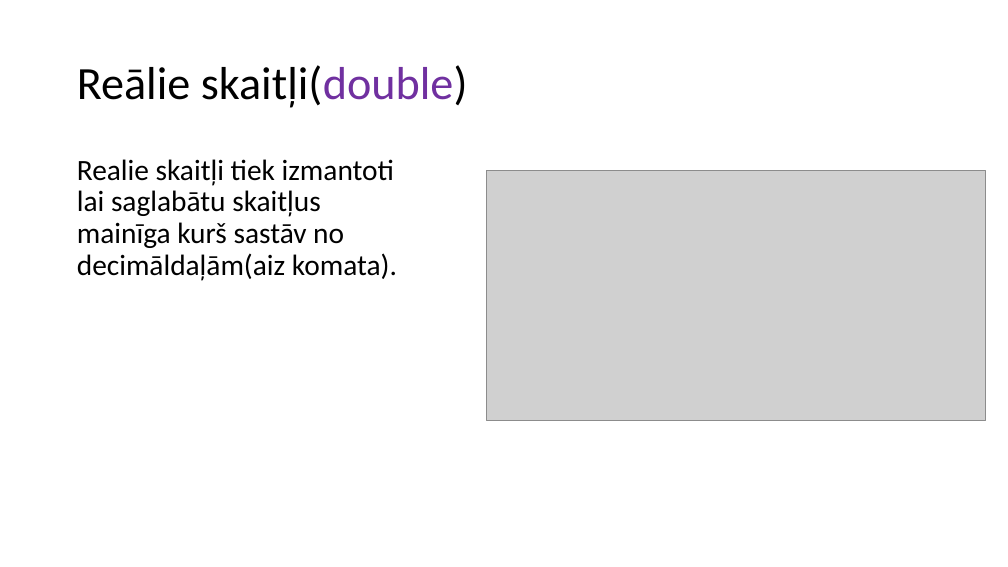
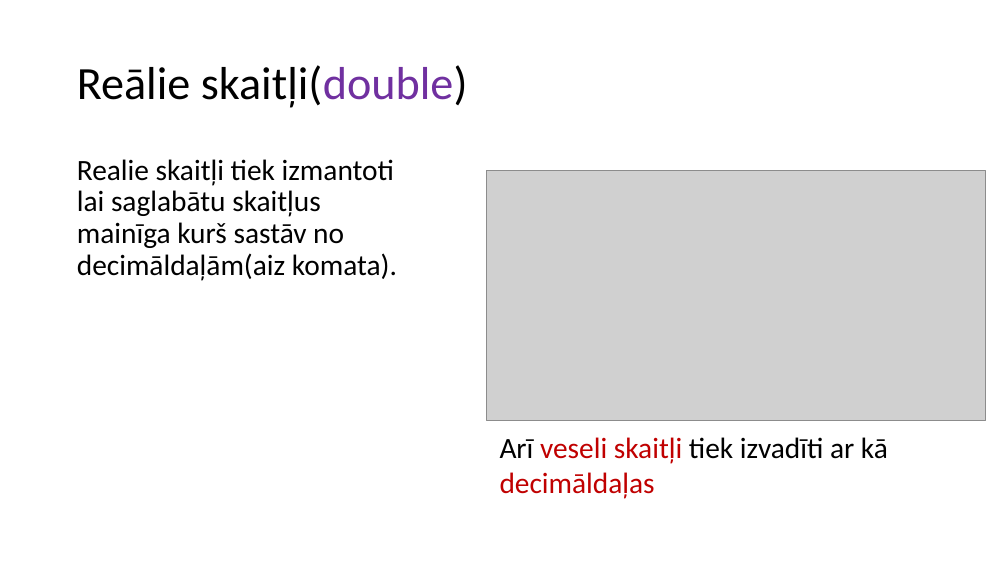
Before and after one commit to TBumerts/Eksamena_Darbs, a slide deck: slide 3 of Bumerts_InformativaisMaterials.pptx. Drawn at 1008x567 pixels with LibreOffice and Linux fonts; fonts in the diff are those of the drawing; grey boxes stand for pictures. Boxes give left, top, right and bottom in pixels: in the first picture for what was removed or moved away, otherwise in the second. Text is boxed around its words. In the diff, an @@ line names an element or a change of style, - is before the commit and + after.

```diff
--- a/Bumerts_InformativaisMaterials.pptx
+++ b/Bumerts_InformativaisMaterials.pptx
@@ text added at bbox=[500, 437, 888, 499], 28 pt, text #C00000 @@
+Arī veseli skaitļi tiek izvadīti ar kā decimāldaļas
```
Also in this commit, not shown: 6 other slides changed, 1 other file.
